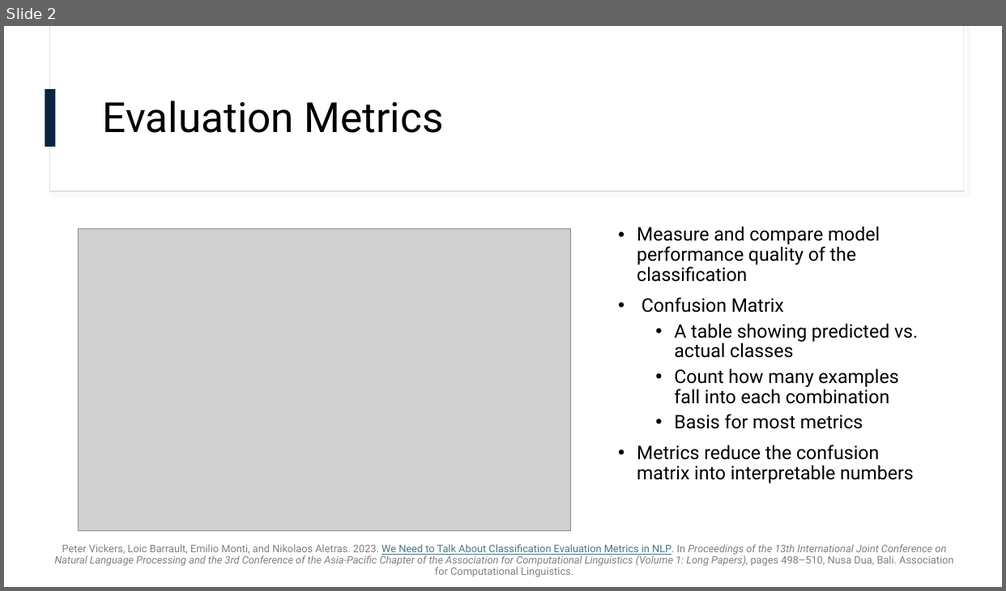
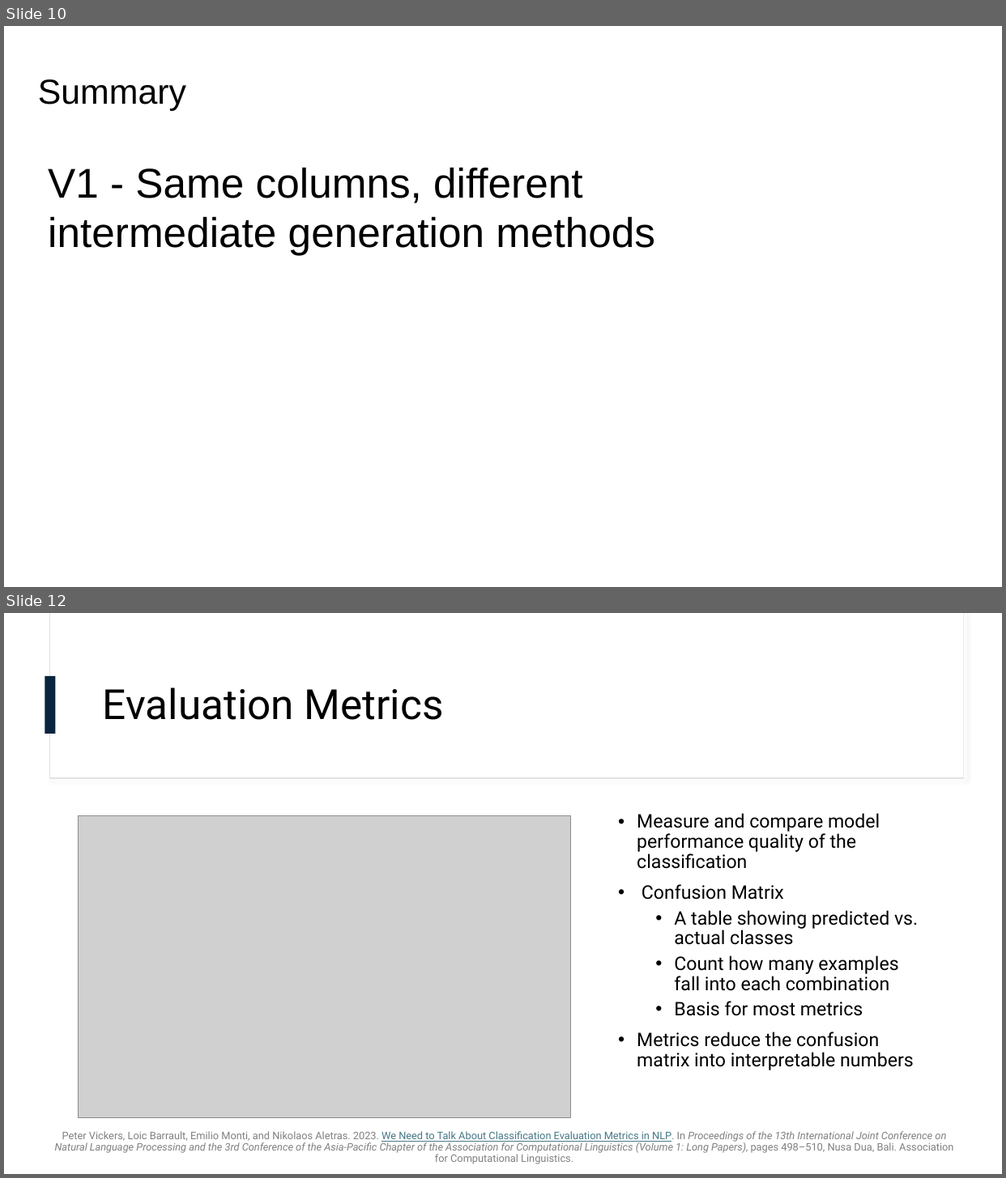
Before and after one commit to omarelbeltagy/clarity, a slide deck: literature/literature edited.pptx. Shown one above the other, each under a label of ours: slide 2 before the commit, slides 10 and 12 after it; the slides between them are not shown. The pictures are 1006x591 and 1006x1178 pixels, drawn with LibreOffice and Linux fonts; fonts in the diff are those of the drawing; grey boxes stand for pictures; background and template pictures are left out. Boxes give left, top, right and bottom in pixels: in the first picture for what was removed or moved away, otherwise in the second. Text is boxed around its words. In the diff, an @@ line names an element or a change of style, - is before the commit and + after.

```diff
--- a/literature/literature edited.pptx
+++ b/literature/literature edited.pptx
@@ slide 10 added at <box>4,26,1002,587</box>, background #FFFFFF @@
@@ title added at <box>38,79,186,111</box>, 33.3 pt, text #000000 @@
+Summary
@@ text added at <box>48,167,655,255</box>, 40 pt, text #000000 @@
+V1 - Same columns, different intermediate generation methods
@@ what was slide 2 is now slide 12 @@
```
Also in this commit, not shown: 2 slides changed, 10 other slides added, 1 slide removed, 1 other file.
